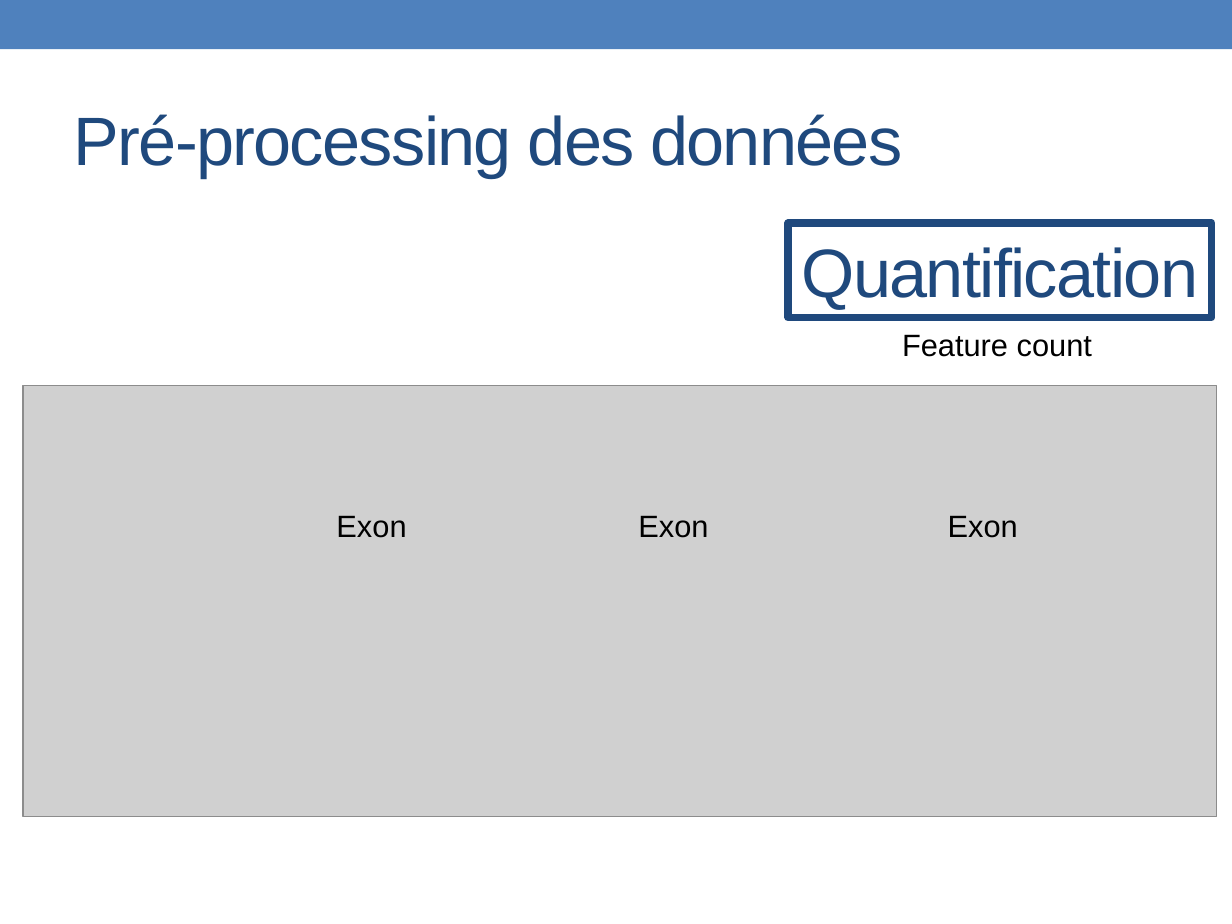
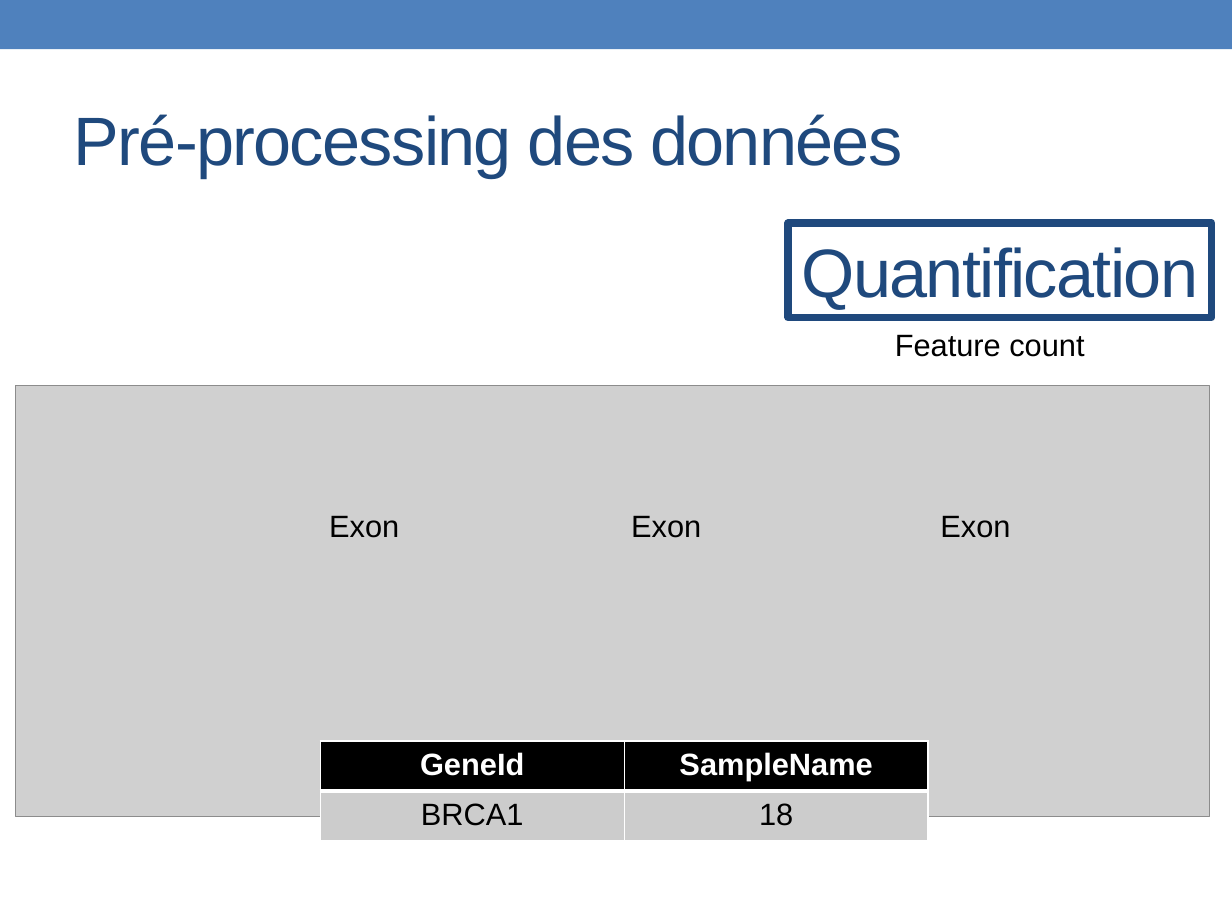
Before and after one commit to PF-BB/CentraleSupelec-R-genomics, a slide deck: slide 19 of docs/source/TP2/TP2_2061124.pptx. Drawn at 1232x924 pixels with LibreOffice and Linux fonts; fonts in the diff are those of the drawing; grey boxes stand for pictures. Boxes give left, top, right and bottom in pixels: in the first picture for what was removed or moved away, otherwise in the second. Text is boxed around its words. In the diff, an @@ line names an element or a change of style, - is before the commit and + after.

```diff
--- a/docs/source/TP2/TP2_2061124.pptx
+++ b/docs/source/TP2/TP2_2061124.pptx
@@ text "Feature count" moved from (x1=902, y1=334, x2=1092, y2=357) to (x1=895, y1=334, x2=1084, y2=357) @@
@@ text "Exon" moved from (x1=638, y1=516, x2=708, y2=538) to (x1=631, y1=516, x2=701, y2=538) @@
@@ 2 texts, 1 picture moved together from (x1=23, y1=386, x2=1217, y2=817) to (x1=16, y1=386, x2=1210, y2=817) @@
@@ table added at (x1=320, y1=742, x2=929, y2=841), 2 rows, 2 columns @@
+GeneId | SampleName
+BRCA1 | 18
```
Also in this commit, not shown: 1 other slide changed, 2 other files.
